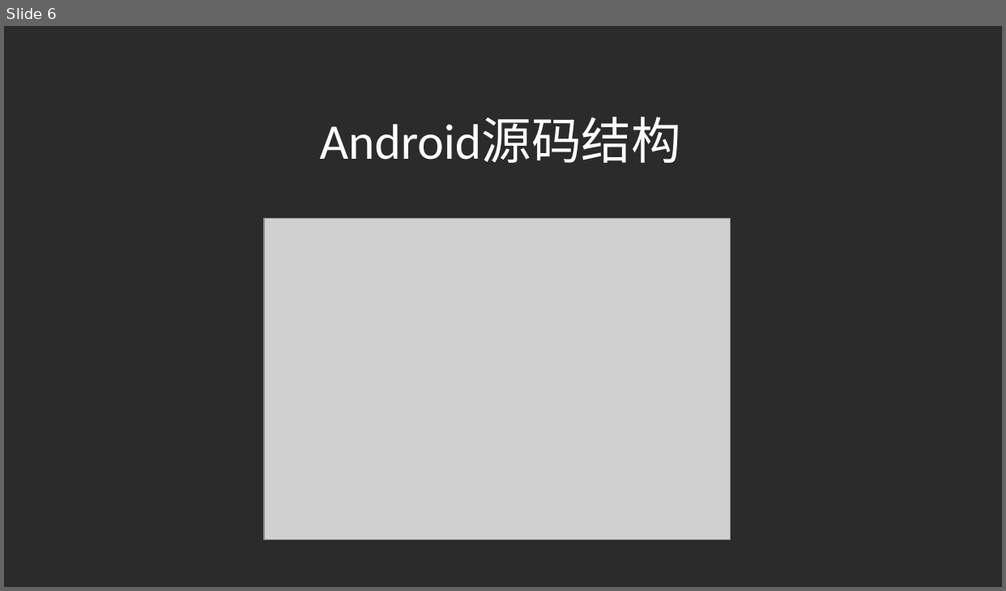
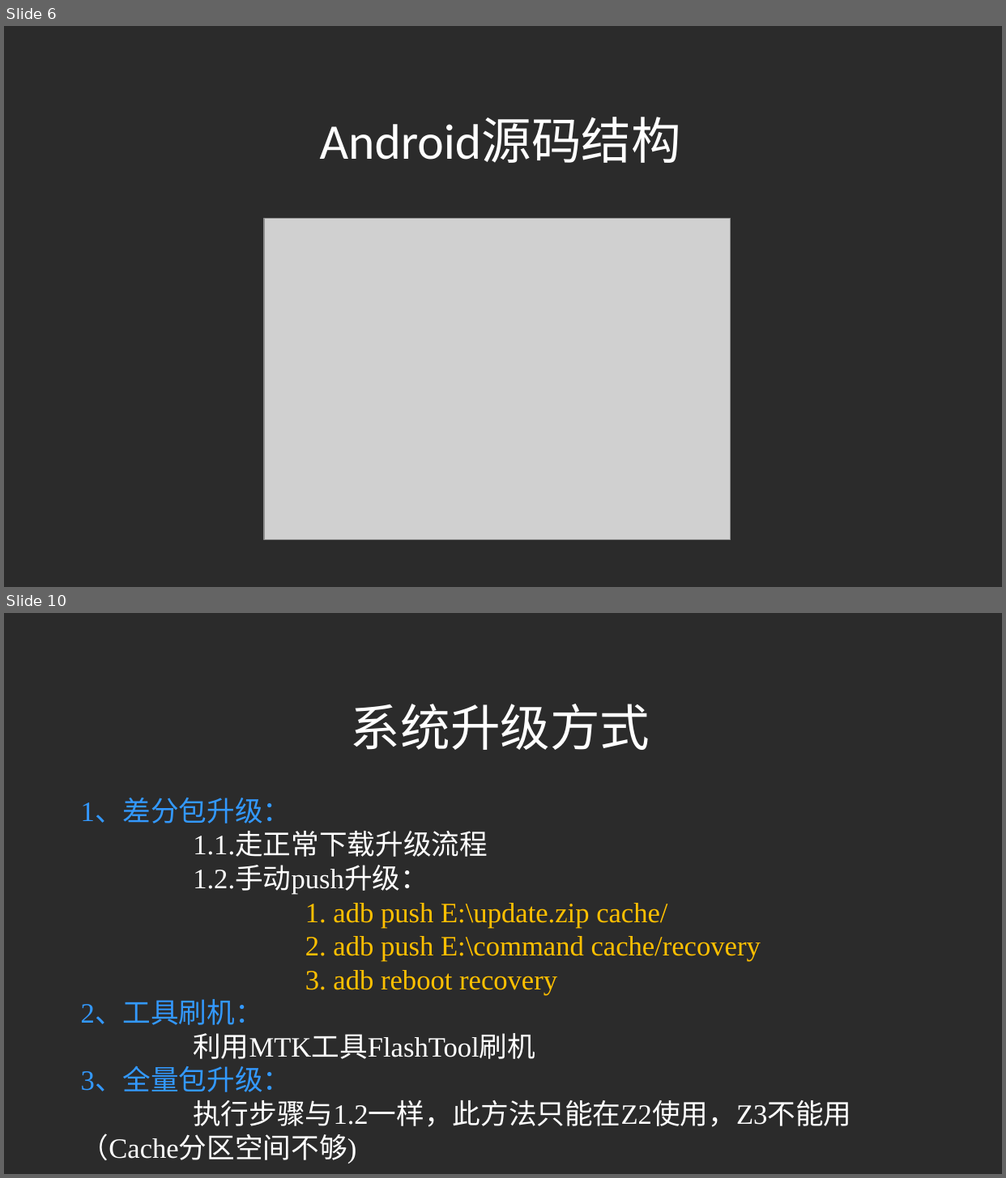
Before and after one commit to liuchangfa/workplace, a slide deck: training/Source/Source.ppt. Shown one above the other, each under a label of ours: slide 6 before the commit, slides 6 and 10 after it; the slides between them are not shown. The pictures are 1006x591 and 1006x1178 pixels, drawn with LibreOffice and Linux fonts; fonts in the diff are those of the drawing; grey boxes stand for pictures; background and template pictures are left out; a plain dark background stands for a picture behind light text. Boxes give left, top, right and bottom in pixels: in the first picture for what was removed or moved away, otherwise in the second. Text is boxed around its words. In the diff, an @@ line names an element or a change of style, - is before the commit and + after.

```diff
--- a/training/Source/Source.ppt
+++ b/training/Source/Source.ppt
@@ slide 10 added at [4,613,1002,1174], background picture (left out) @@
@@ text added at [351,704,650,750], 32 pt, text #FFFFFF @@
+系统升级方式
@@ text added at [81,798,851,1164], 18 pt, text #FFFFFF @@
+1、差分包升级：
+1.1.走正常下载升级流程
+1.2.手动push升级：
+1. adb push E:\update.zip cache/
+2. adb push E:\command cache/recovery
+3. adb reboot recovery
+2、工具刷机：
+利用MTK工具FlashTool刷机
+3、全量包升级：
+执行步骤与1.2一样，此方法只能在Z2使用，Z3不能用（Cache分区空间不够)
```
Also in this commit, not shown: 1 slide changed, 5 other slides added, 16 slides removed, 6 other files.
